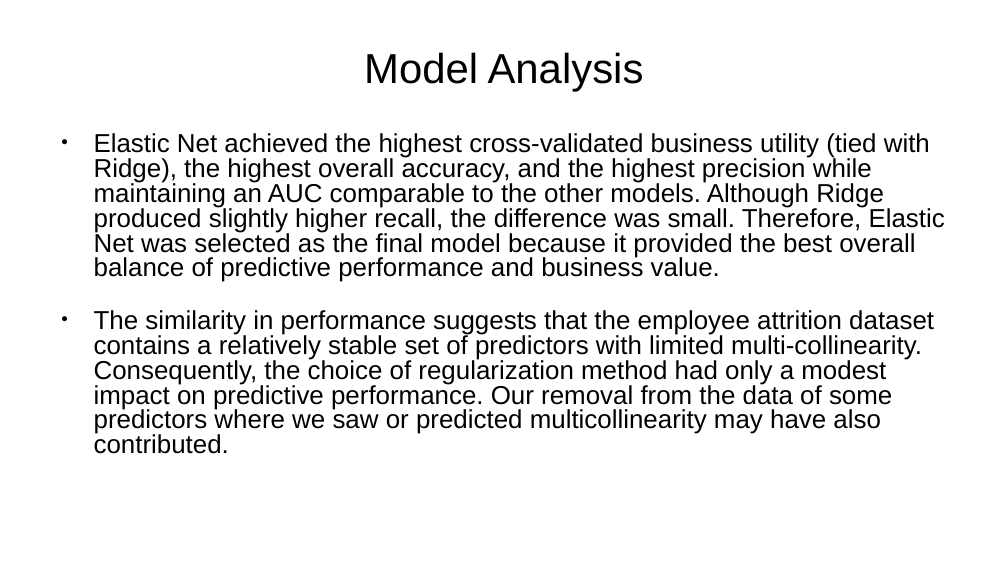
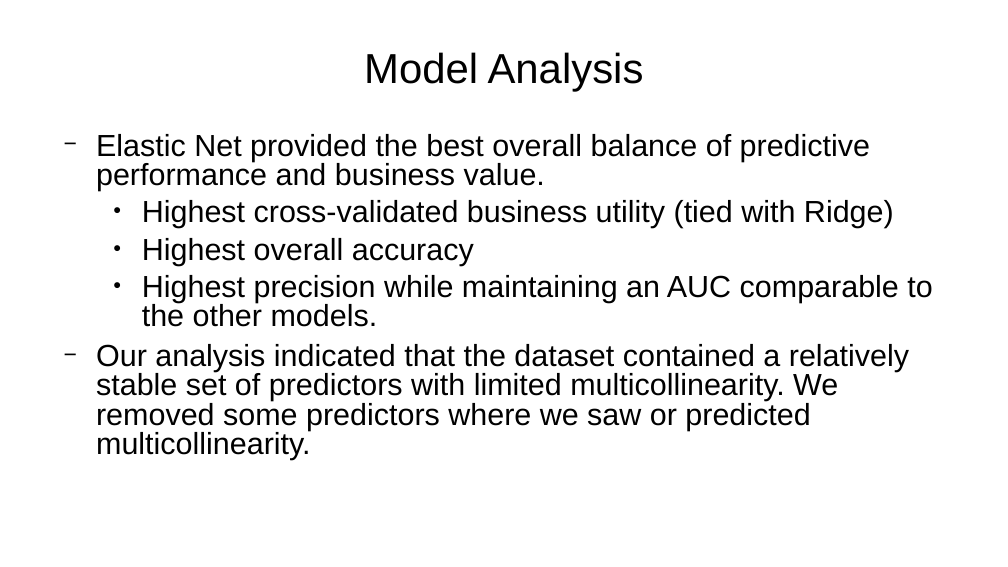
Before and after one commit to sbowler/project-one, a slide deck: slide 16 of presentations/project2_presentation.pptx (slide 14 before the commit). Drawn at 1008x567 pixels with LibreOffice and Linux fonts; fonts in the diff are those of the drawing; background and template pictures are left out. Boxes give left, top, right and bottom in pixels: in the first picture for what was removed or moved away, otherwise in the second. Text is boxed around its words. In the diff, an @@ line names an element or a change of style, - is before the commit and + after.

Commit message:
Updated the presentation.

```diff
--- a/presentations/project2_presentation.pptx
+++ b/presentations/project2_presentation.pptx
@@ text at [96, 134, 932, 460]: text changed; size 20.4 to 24 pt @@
-● Elastic Net achieved the highest cross-validated business utility (tied with Ridge), the highest overall accuracy, and the highest precision while maintaining an AUC comparable to the other models. Although Ridge produced slightly higher recall, the difference was small. Therefore, Elastic Net was selected as the final model because it provided the best overall balance of predictive performance and business value.
-● The similarity in performance suggests that the employee attrition dataset contains a relatively stable set of predictors with limited multi-collinearity. Consequently, the choice of regularization method had only a modest impact on predictive performance. Our removal from the data of some predictors where we saw or predicted multicollinearity may have also contributed.
+  − Elastic Net provided the best overall balance of predictive performance and business value.
+    ● Highest cross-validated business utility (tied with Ridge)
+    ● Highest overall accuracy
+    ● Highest precision while maintaining an AUC comparable to the other models.
+  − Our analysis indicated that the dataset contained a relatively stable set of predictors with limited multicollinearity. We removed some predictors where we saw or predicted multicollinearity.
```
Also in this commit, not shown: 14 other slides changed, 2 slides added.
